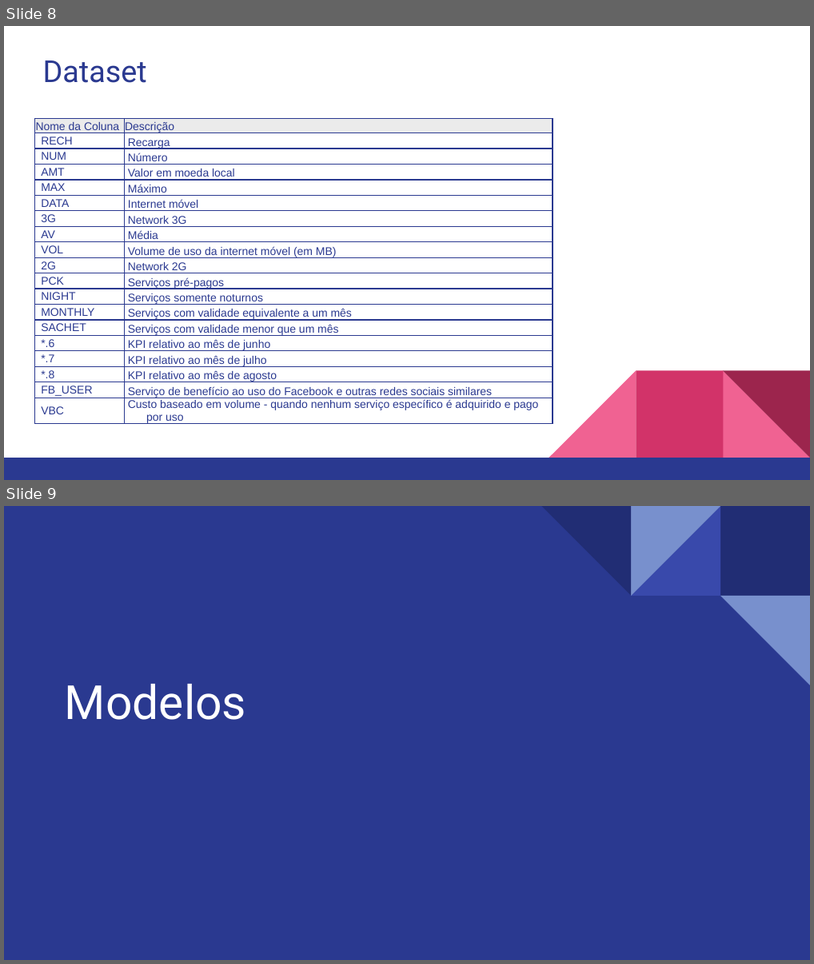
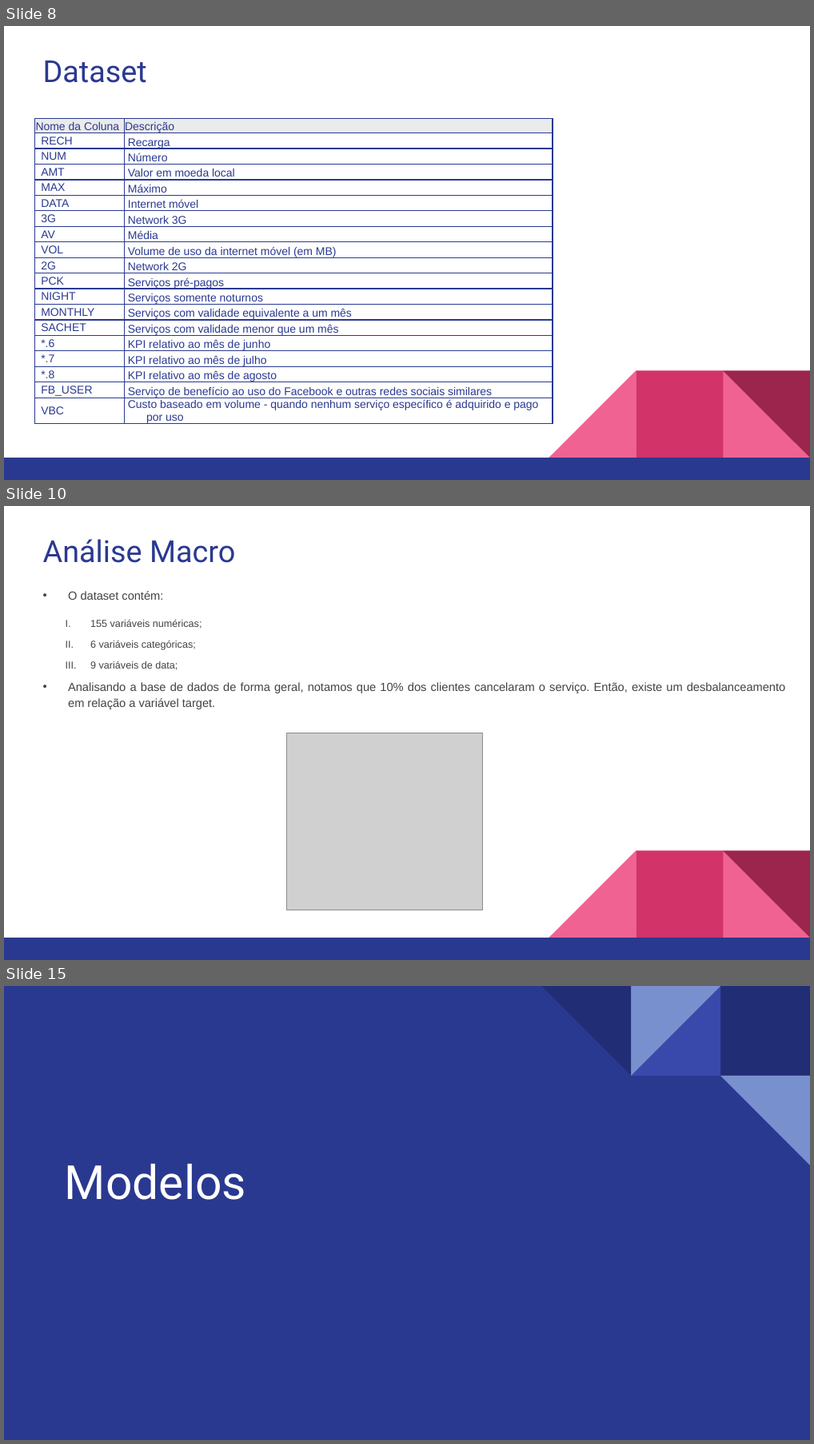
Before and after one commit to lidiambsouza/taxa_rotatividade_telecom, a slide deck: Taxa Rotatividade Telecomunicação.pptx. Shown one above the other, each under a label of ours: slides 8 and 9 before the commit, slides 8, 10 and 15 after it; the slides between them are not shown. The pictures are 814x964 and 814x1444 pixels, drawn with LibreOffice and Linux fonts; fonts in the diff are those of the drawing; grey boxes stand for pictures. Boxes give left, top, right and bottom in pixels: in the first picture for what was removed or moved away, otherwise in the second. Text is boxed around its words. In the diff, an @@ line names an element or a change of style, - is before the commit and + after.

```diff
--- a/Taxa Rotatividade Telecomunicação.pptx
+++ b/Taxa Rotatividade Telecomunicação.pptx
@@ slide 10 added at (4,506,810,960), background #FFFFFF; not listed: 5 template elements that a slide beside it also shows @@
@@ title added at (43,539,235,563), 27 pt, text #2A3990 @@
+Análise Macro
@@ text added at (68,591,786,709), 10.5 pt, text #434343 @@
+• O dataset contém:
+I. 155 variáveis numéricas;
+II. 6 variáveis categóricas;
+III. 9 variáveis de data;
+• Analisando a base de dados de forma geral, notamos que 10% dos clientes cancelaram o serviço. Então, existe um desbalanceamento em relação a variável target.
@@ picture added at (286,732,482,909) @@
@@ what was slide 9 is now slide 15 @@
```
Also in this commit, not shown: 5 slides changed, 4 other slides added.
